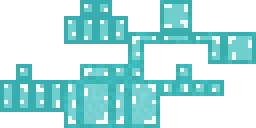
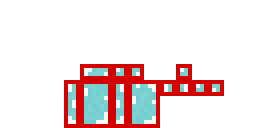
The second w=256, h=128 image is a revision of the first. Changes to its layers:
renamed "Pasted Layer #2" to "Leggings Diamond", hid it over [0, 64, 64, 112]
renamed "Pasted Layer #1" to "Helmet Diamond", hid it over [128, 0, 256, 64]
renamed "Pasted Layer" to "Boots Diamond", hid it over [64, 0, 128, 44]
added layer "Chest Red Outline" above "Chest Blue Outline" over [64, 64, 224, 128]
